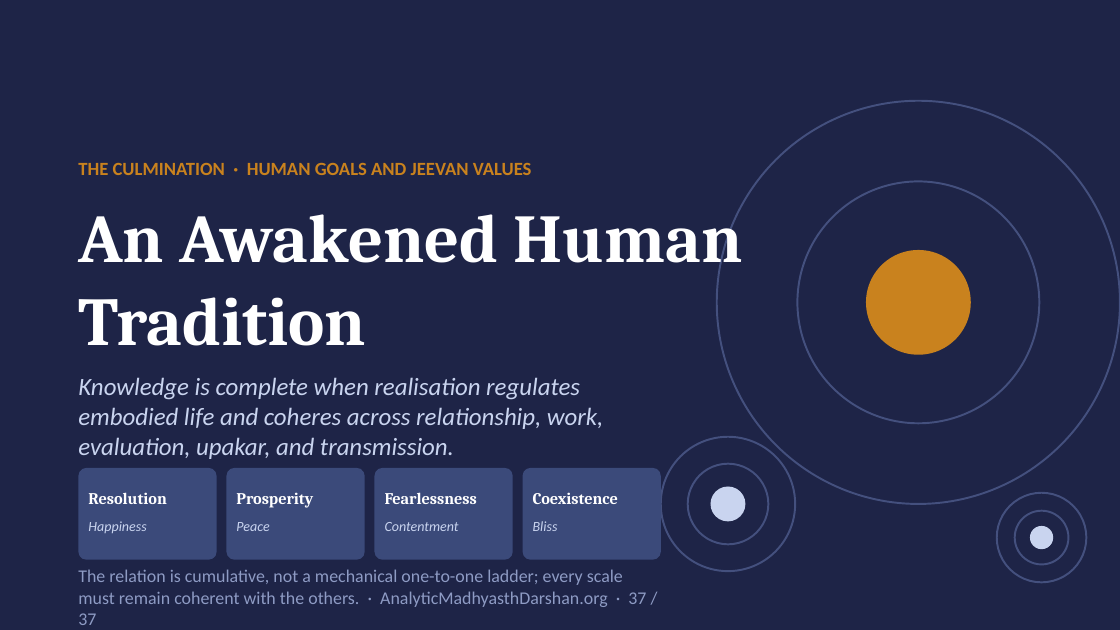
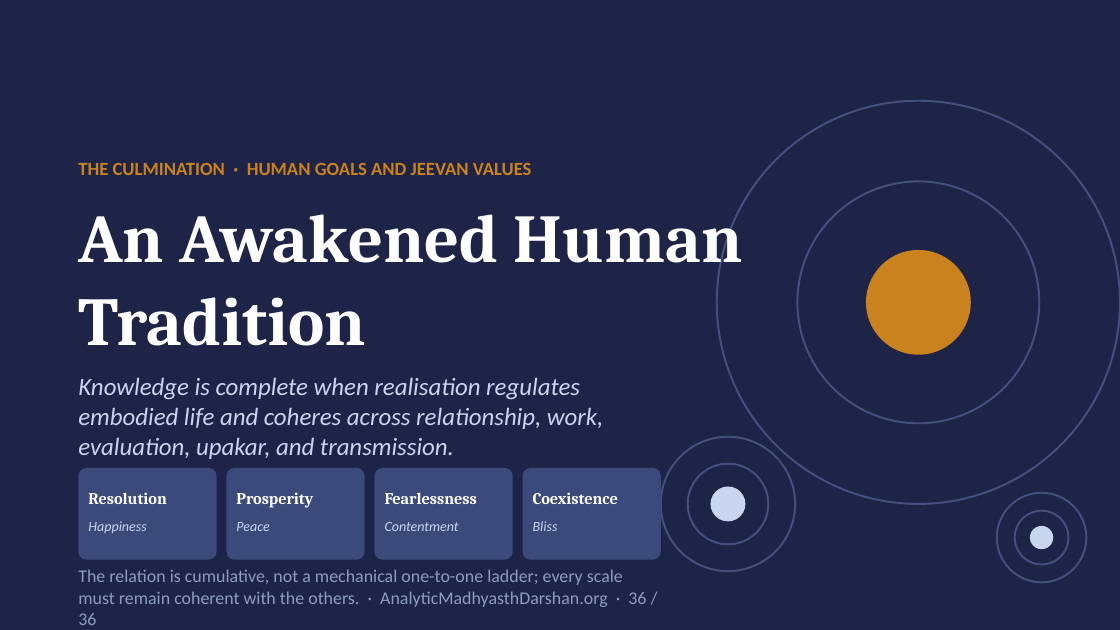
Before and after one commit to raghavamohan/AnalyticMadhyasthDarshan, a slide deck: slide 36 of Studies/The-Epistemology-of-Coexistence/The-Epistemology-of-Coexistence-Madhyasth-Darshan.pptx (slide 37 before the commit). Drawn at 1120x630 pixels with LibreOffice and Linux fonts; fonts in the diff are those of the drawing. Boxes give left, top, right and bottom in pixels: in the first picture for what was removed or moved away, otherwise in the second. Text is boxed around its words. In the diff, an @@ line names an element or a change of style, - is before the commit and + after.

```diff
--- a/Studies/The-Epistemology-of-Coexistence/The-Epistemology-of-Coexistence-Madhyasth-Darshan.pptx
+++ b/Studies/The-Epistemology-of-Coexistence/The-Epistemology-of-Coexistence-Madhyasth-Darshan.pptx
@@ text at [78, 569, 646, 625]: text changed @@
-The relation is cumulative, not a mechanical one-to-one ladder; every scale must remain coherent with the others. · AnalyticMadhyasthDarshan.org · 37 / 37
+The relation is cumulative, not a mechanical one-to-one ladder; every scale must remain coherent with the others. · AnalyticMadhyasthDarshan.org · 36 / 36
```
Also in this commit, not shown: 35 other slides changed, 1 slide removed.
